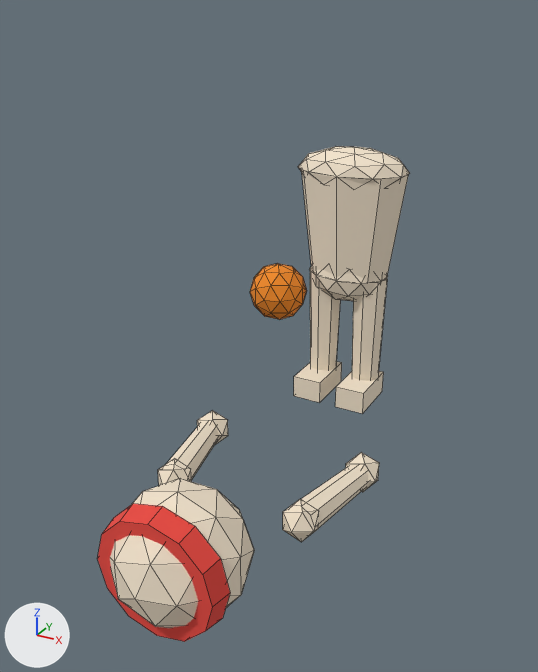
One commit to the FBX model Assets/Trickshot/Resources/Models/athlete_basket.fbx: the scene before it, then after it.
Rendered twice from a 50 mm lens placed at (1.54, -3.73, 2.11), pointed at (-0.01, -0.91, 0.7). Lighting does not change. The marker at lower left points along +X, +Y and +Z. The older version comes first. Mesh edges are drawn as thin lines. Where no turn or scale is listed for an object, it has been applied to the vertices.

Objects in the first picture: 'ArmL', 'ArmR', 'Head', 'Item', 'LegL', 'LegR', 'Torso'.
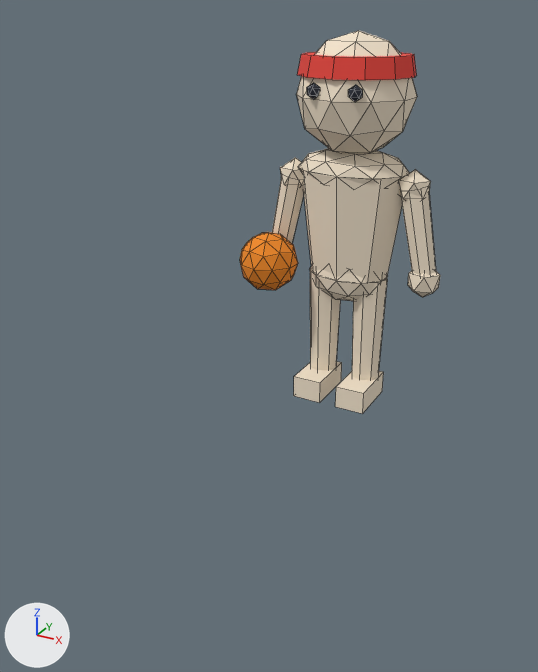
Patch to the scene script:
```diff
--- a/Assets/Trickshot/Resources/Models/athlete_basket.fbx.py
+++ b/Assets/Trickshot/Resources/Models/athlete_basket.fbx.py
@@ me_armr @@
 # used by ob_armr; parent = ob_torso; location = (-0.345, -0.74, 1.26); rotation_euler = (1.571, 0.0, 0.0), in degrees (90, 0, 0)
-me_armr.from_pydata(...)  # 40 vertices, 50 faces; spans x -0.183..0.085, y -0.588..0.095, z -0.083..0.083
+me_armr.from_pydata(...)  # 82 vertices, 130 faces; spans x -0.237..0.087, y -0.64..0.095, z -0.083..0.34
+# me_armr part 1: a new loose piece, an icosphere of 80 faces spanning x -0.237..0.087, y -0.64..-0.3, z 0.0..0.34, in mat_ballbasket (orange #f08a24)
 me_armr.materials.append(mat_skin)
+me_armr.materials.append(mat_ballbasket)  # orange #f08a24
@@ ob_arml @@
 ob_arml = bpy.data.objects.new('ArmL', me_arml)
-ob_arml.parent = ob_torso
-ob_arml.location = (0.345, -0.74, 1.26)
-ob_arml.rotation_euler = (1.571, 0.0, 0.0)  # degrees (90, 0, 0)
+ob_arml.parent = ob_athlete
+ob_arml.location = (0.345, 1.26, 0.0)
@@ ob_item @@
-ob_item = bpy.data.objects.new('Item', me_item)
-ob_item.location = (-0.44, -0.03, 0.74)
@@ ob_head @@
 ob_head = bpy.data.objects.new('Head', me_head)
-ob_head.parent = ob_torso
-ob_head.location = (0.0, -0.74, 1.4)
-ob_head.rotation_euler = (1.571, 0.0, 0.0)  # degrees (90, 0, 0)
+ob_head.parent = ob_athlete
+ob_head.location = (0.0, 1.4, 0.0)
@@ ob_armr @@
 ob_armr = bpy.data.objects.new('ArmR', me_armr)
-ob_armr.parent = ob_torso
-ob_armr.location = (-0.345, -0.74, 1.26)
-ob_armr.rotation_euler = (1.571, 0.0, 0.0)  # degrees (90, 0, 0)
+ob_armr.parent = ob_athlete
+ob_armr.location = (-0.345, 1.26, 0.0)
```

Pixel boxes [x1, y1, x2, y2] of what changed, in the pictures (538 x 672 px):
'Head', moved, turned
    before: [98, 479, 254, 642]
    after: [297, 31, 417, 154]
'ArmL', moved, turned
    before: [283, 452, 379, 542]
    after: [399, 169, 440, 297]
'ArmR', reshaped, moved, turned
    before: [158, 410, 228, 486]
    after: [240, 158, 304, 290]
'Item', deleted (orange)
    before: [250, 263, 307, 319]
part 1 of me_armr, added (orange)
    after: [240, 232, 298, 290]
